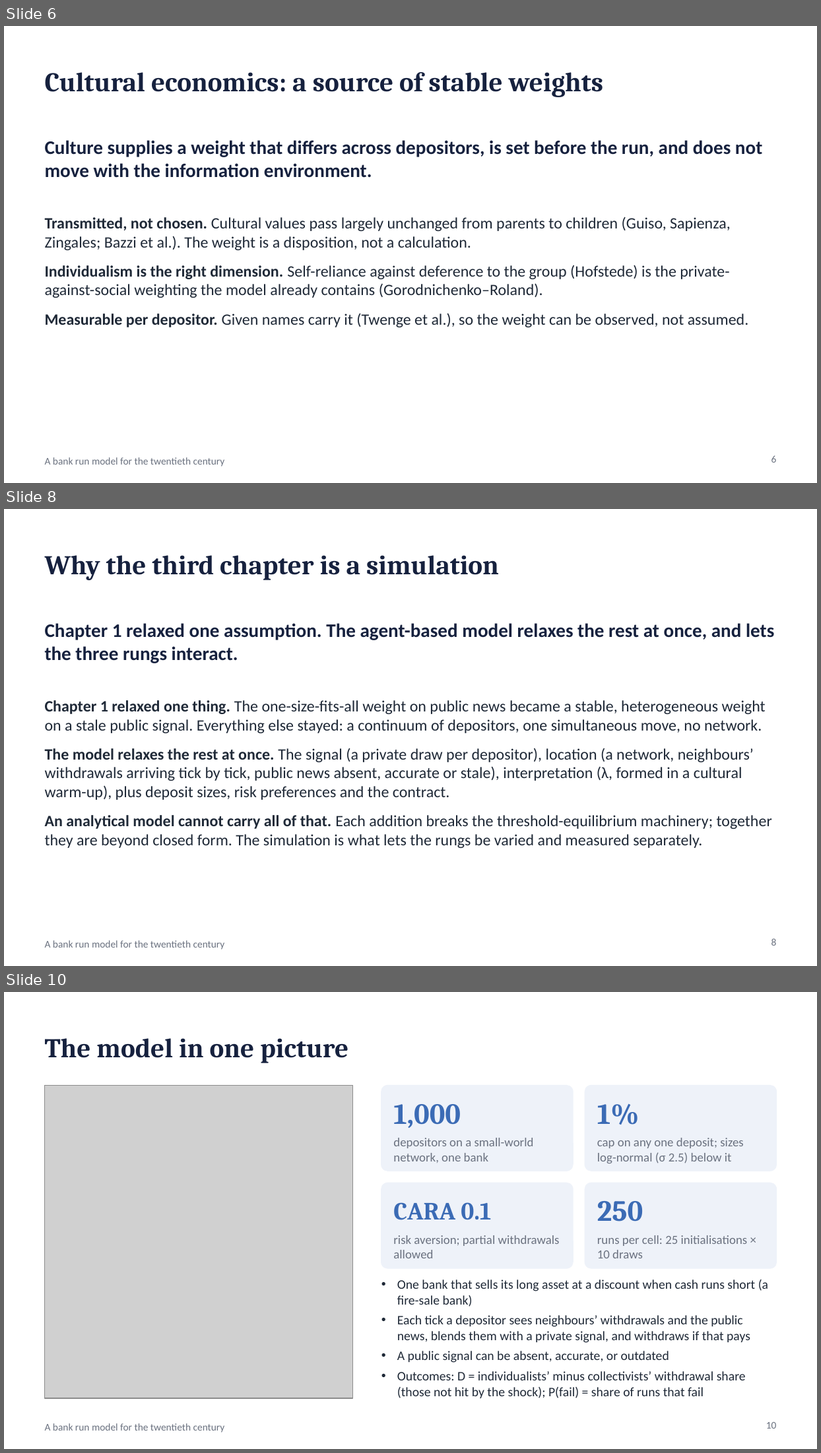
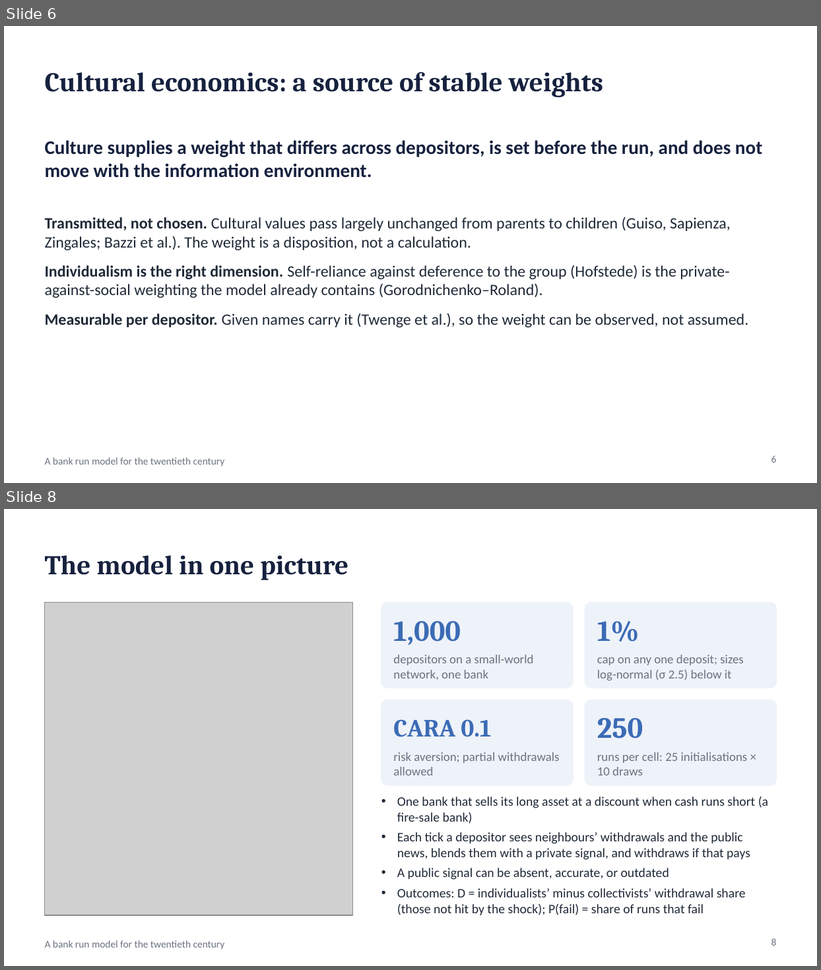
Before and after one commit to wlstover/BankRuns5, a slide deck: docs/deck_2026-10-26_seminar.pptx. Shown one above the other, each under a label of ours: slides 6, 8 and 10 before the commit, slides 6 and 8 after it; the slides between them are not shown. The pictures are 821x1453 and 821x970 pixels, drawn with LibreOffice and Linux fonts; fonts in the diff are those of the drawing; grey boxes stand for pictures. Boxes give left, top, right and bottom in pixels: in the first picture for what was removed or moved away, otherwise in the second. Text is boxed around its words. In the diff, an @@ line names an element or a change of style, - is before the commit and + after.

```diff
--- a/docs/deck_2026-10-26_seminar.pptx
+++ b/docs/deck_2026-10-26_seminar.pptx
@@ slide 8 removed at [4, 509, 817, 966], background #FFFFFF; not listed: 1 template element that a slide beside it also shows @@
@@ title removed at [45, 555, 499, 580] @@
-Why the third chapter is a simulation
@@ text removed at [45, 623, 774, 663] @@
-Chapter 1 relaxed one assumption. The agent-based model relaxes the rest at once, and lets the three rungs interact.
@@ text removed at [45, 700, 772, 848] @@
-• Chapter 1 relaxed one thing. The one-size-fits-all weight on public news became a stable, heterogeneous weight on a stale public signal. Everything else stayed: a continuum of depositors, one simultaneous move, no network.
-• The model relaxes the rest at once. The signal (a private draw per depositor), location (a network, neighbours’ withdrawals arriving tick by tick, public news absent, accurate or stale), interpretation (λ, formed in a cultural warm-up), plus deposit sizes, risk preferences and the contract.
-• An analytical model cannot carry all of that. Each addition breaks the threshold-equilibrium machinery; together they are beyond closed form. The simulation is what lets the rungs be varied and measured separately.
@@ page number removed at [772, 939, 777, 946] @@
-8
@@ what was slide 10 is now slide 8 @@
@@ page number at [772, 939, 777, 946]: text changed @@
-10
+8
```
Also in this commit, not shown: 1 slide changed, 1 other slide removed, 2 other files.
